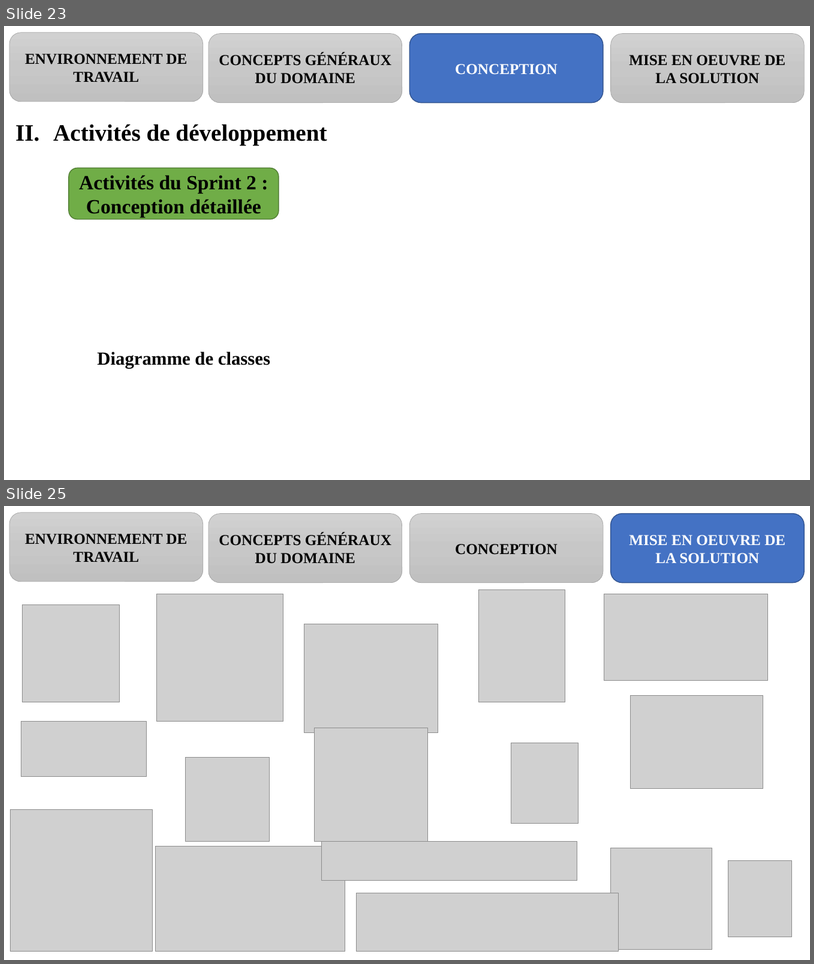
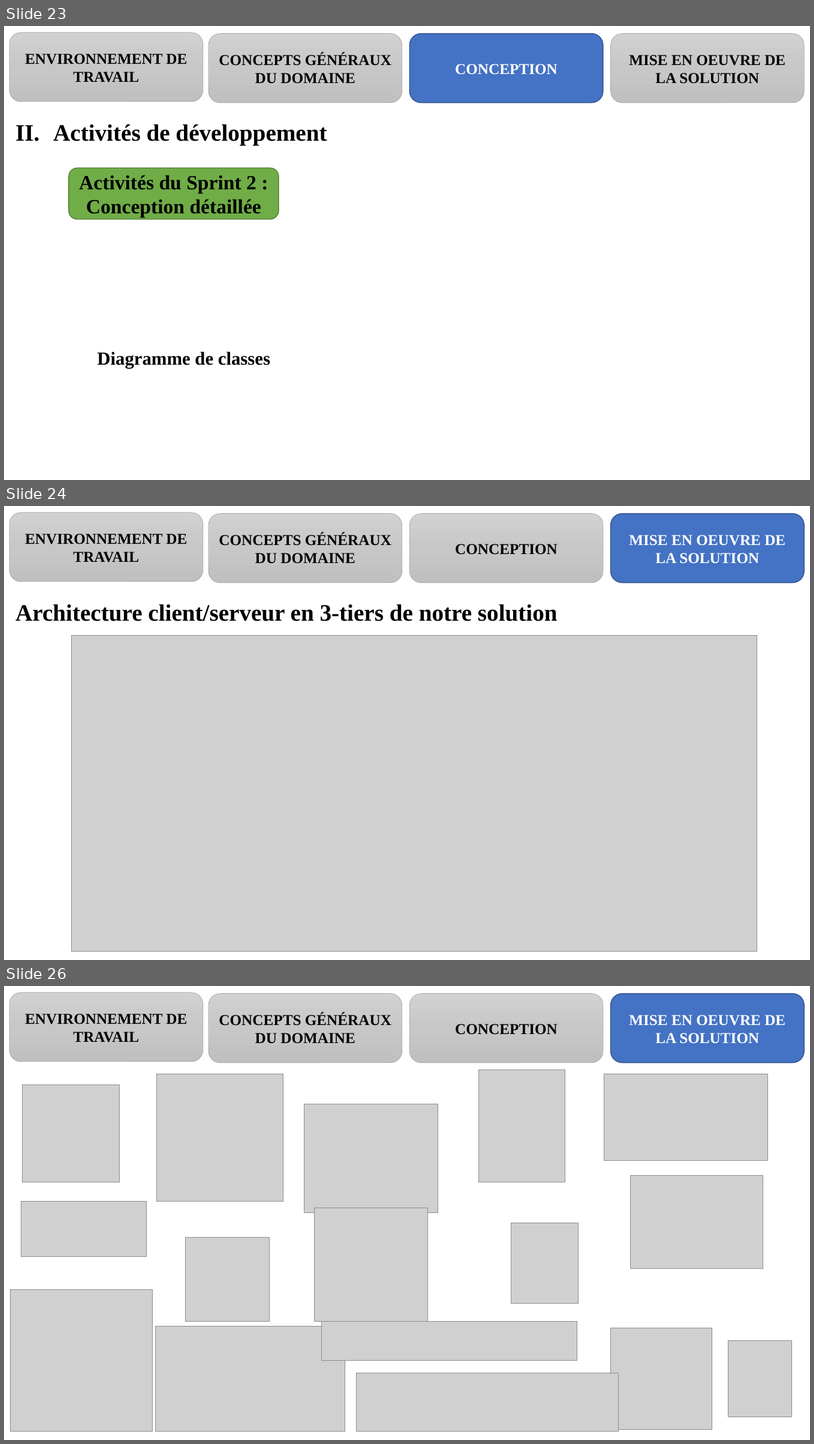
Before and after one commit to melaken/distdocs, a slide deck: Documents/theme/diapo.pptx. Shown one above the other, each under a label of ours: slides 23 and 25 before the commit, slides 23, 24 and 26 after it; the slides between them are not shown. The pictures are 814x964 and 814x1444 pixels, drawn with LibreOffice and Linux fonts; fonts in the diff are those of the drawing; grey boxes stand for pictures. Boxes give left, top, right and bottom in pixels: in the first picture for what was removed or moved away, otherwise in the second. Text is boxed around its words. In the diff, an @@ line names an element or a change of style, - is before the commit and + after.

```diff
--- a/Documents/theme/diapo.pptx
+++ b/Documents/theme/diapo.pptx
@@ slide 24 added at bbox=[4, 506, 810, 960], background #FFFFFF @@
@@ rounded rectangle added at bbox=[9, 513, 203, 582], fill gradient #D2D2D2 to #C8C8C8 to #C0C0C0, outline #A5A5A5 0.5 pt, 18 pt, text #000000, bold @@
+ENVIRONNEMENT DE TRAVAIL
@@ rounded rectangle added at bbox=[209, 513, 402, 582], fill gradient #D2D2D2 to #C8C8C8 to #C0C0C0, outline #A5A5A5 0.5 pt, 18 pt, text #000000, bold @@
+CONCEPTS GÉNÉRAUX DU DOMAINE
@@ rounded rectangle added at bbox=[410, 513, 603, 582], fill gradient #D2D2D2 to #C8C8C8 to #C0C0C0, outline #A5A5A5 0.5 pt, 18 pt, text #000000, bold @@
+CONCEPTION
@@ rounded rectangle added at bbox=[611, 513, 805, 582], fill #4472C4, outline #325491 1 pt, 18 pt, text #FFFFFF, bold @@
+MISE EN OEUVRE DE LA SOLUTION
@@ title added at bbox=[11, 534, 33, 544], 44 pt, text #000000 @@
+D
@@ text added at bbox=[15, 604, 558, 621], 28 pt, text #000000, bold @@
+Architecture client/serveur en 3-tiers de notre solution
@@ picture added at bbox=[72, 635, 758, 951] @@
@@ what was slide 25 is now slide 26 @@
```
Also in this commit, not shown: 1 slide changed, 6 other files.
